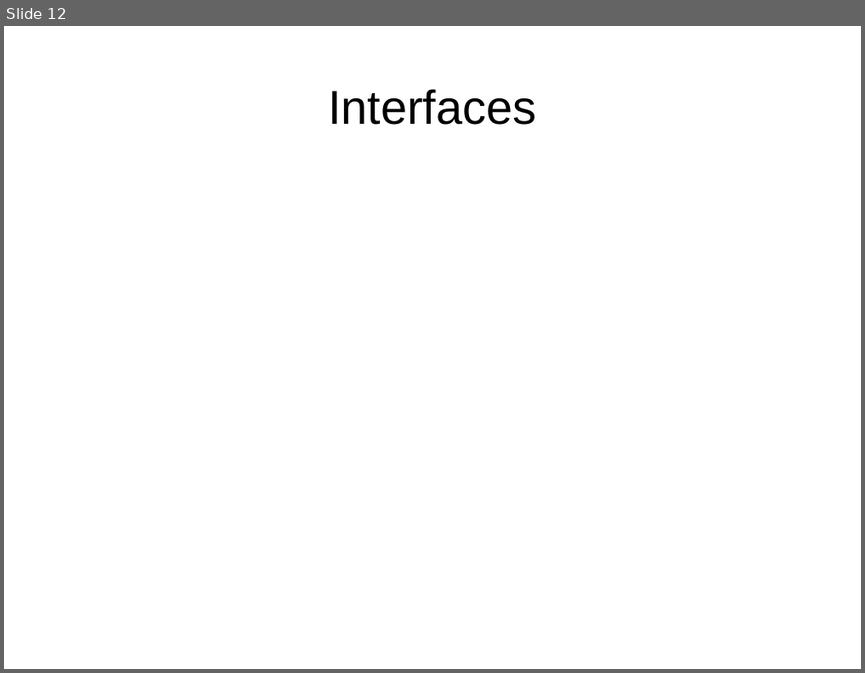
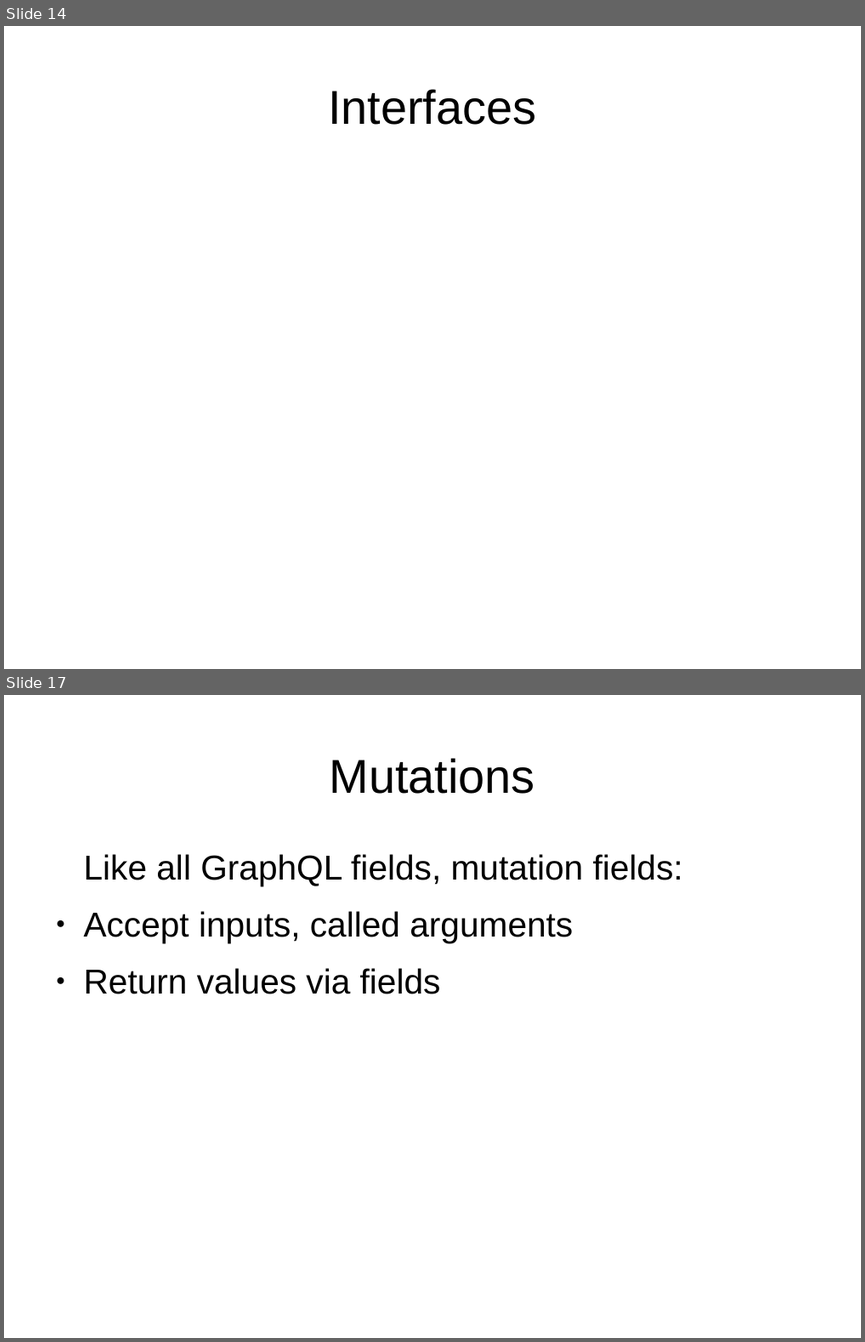
Before and after one commit to okapusta/graphql-example, a slide deck: doc/graphql.odp. Shown one above the other, each under a label of ours: slide 12 before the commit, slides 14 and 17 after it; the slides between them are not shown. The pictures are 865x673 and 865x1342 pixels, drawn with LibreOffice and Linux fonts; fonts in the diff are those of the drawing. Boxes give left, top, right and bottom in pixels: in the first picture for what was removed or moved away, otherwise in the second. Text is boxed around its words. In the diff, an @@ line names an element or a change of style, - is before the commit and + after.

```diff
--- a/doc/graphql.odp
+++ b/doc/graphql.odp
@@ slide 17 added at (4,695,861,1338), background #FFFFFF @@
@@ title added at (330,758,535,794), 44 pt, text #000000 @@
+Mutations
@@ text added at (84,854,683,994), 32 pt, text #000000 @@
+Like all GraphQL fields, mutation fields:
+● Accept inputs, called arguments
+● Return values via fields
@@ what was slide 12 is now slide 14 @@
```
Also in this commit, not shown: 11 other slides added, 6 slides removed, 1 other file.
